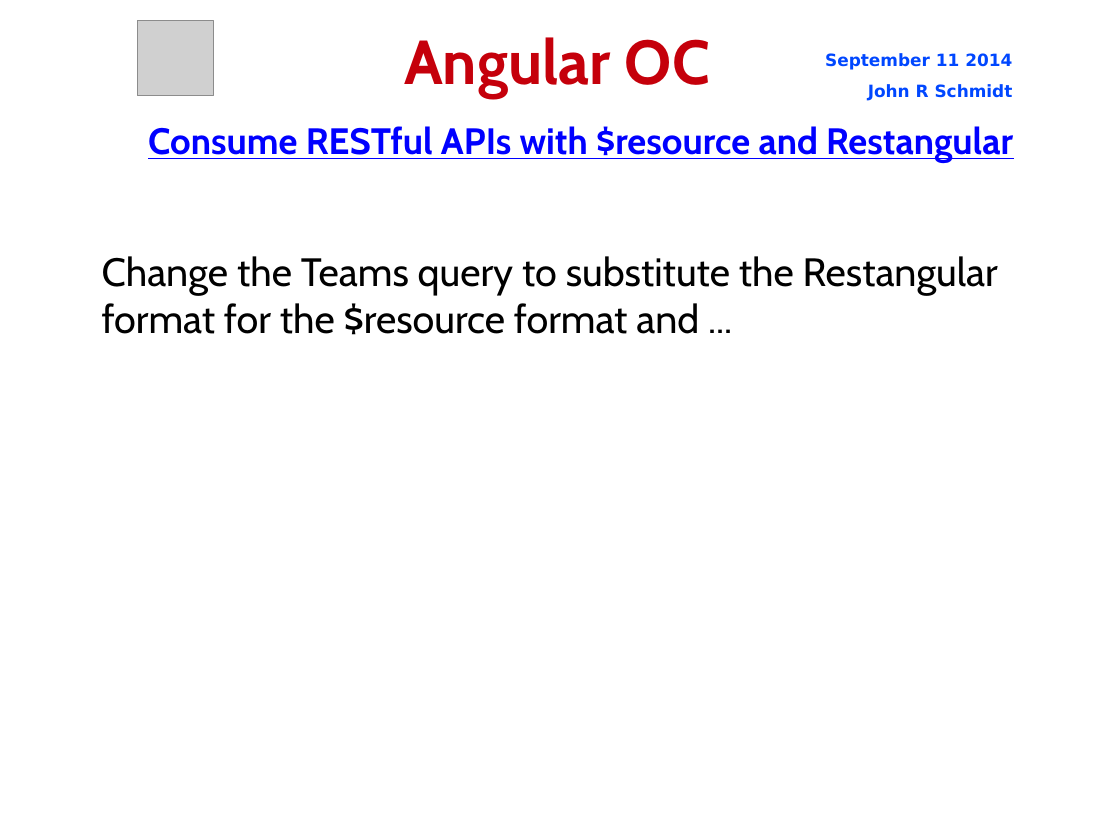
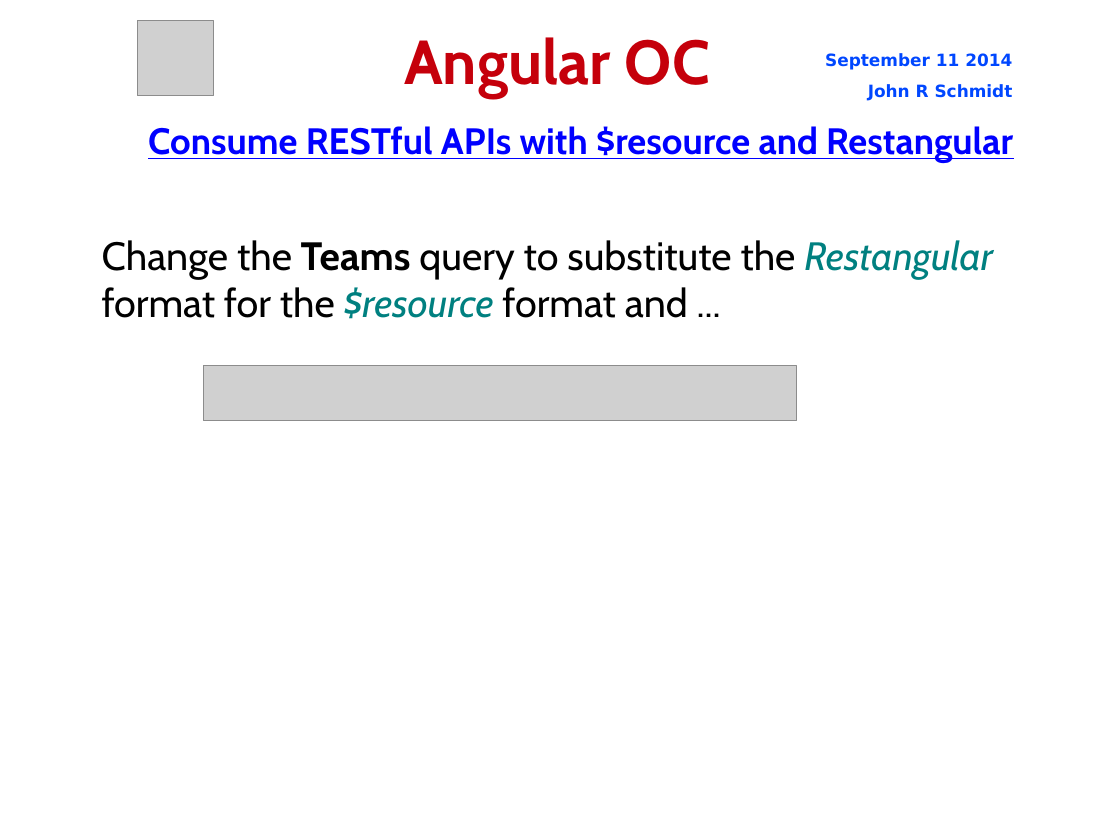
Before and after one commit to jrschmidt/fifa-angular-rest-demo, a slide deck: slide 53 of fifa.odp. Drawn at 1120x840 pixels with LibreOffice and Linux fonts; fonts in the diff are those of the drawing; grey boxes stand for pictures; background and template pictures are left out. Boxes give left, top, right and bottom in pixels: in the first picture for what was removed or moved away, otherwise in the second. Text is boxed around its words. In the diff, an @@ line names an element or a change of style, - is before the commit and + after.

Commit message:
update presentation to add new Restangular code

```diff
--- a/fifa.odp
+++ b/fifa.odp
@@ subtitle "Change the Teams query to ...": place and size @@
-subtitle "Change the Teams query to ..." at (102,256,998,335)
+subtitle "Change the Teams query to ..." at (102,240,993,319)
@@ subtitle "Change the Teams query to ..." at (102,240,993,319): text colour #000000 to #008080, italic on in "Restangular $resource"; bold on in "Teams" @@
@@ picture added at (203,366,797,421) @@
```
Also in this commit, not shown: 6 other slides changed, 6 other files.
